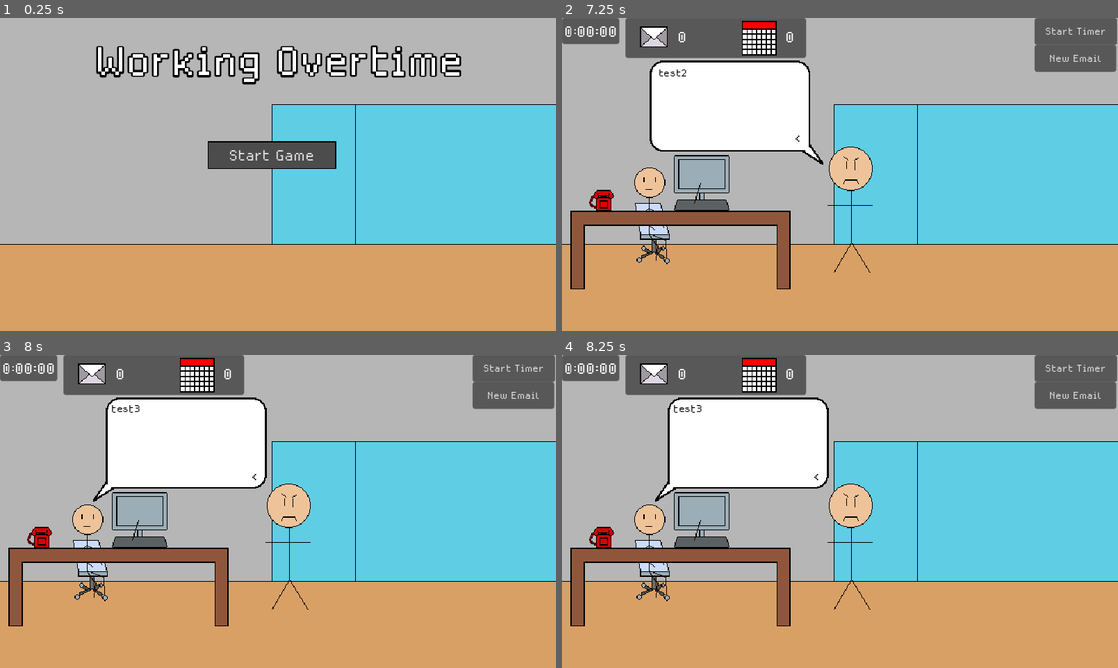
Above: before the commit, frames 1-4 (two rows, left to right).
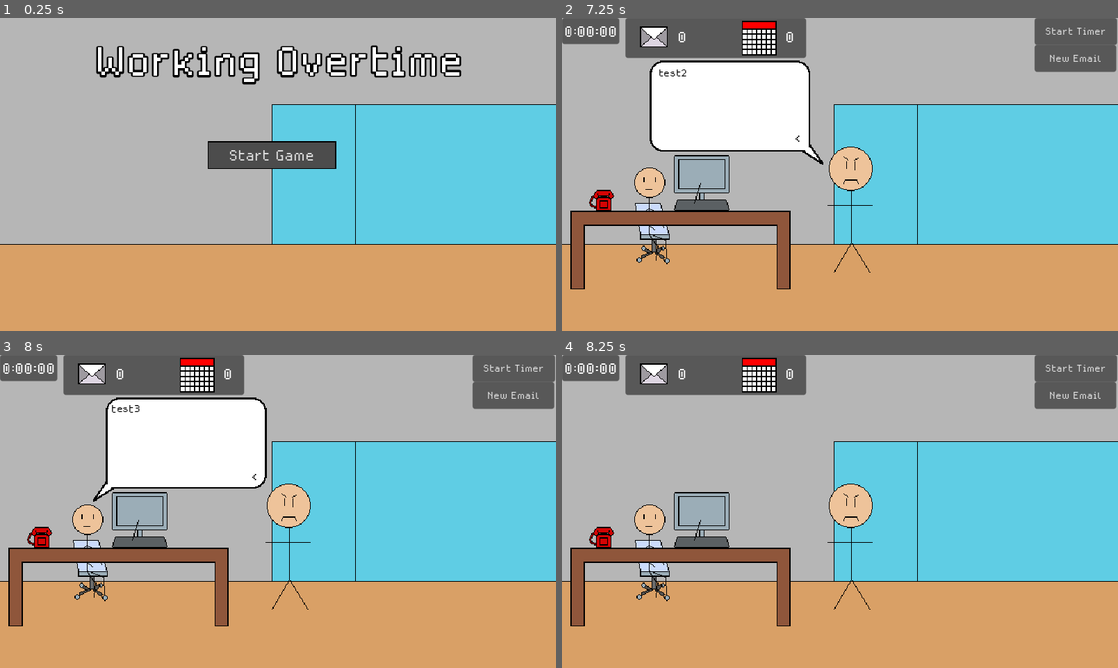
Above: after the commit, the same moments.

Repository: kelleralex04/Brackey-s-Game-Jam
Game: Godot game, scene res://Scenes/title.tscn
The game is run twice, just before and just after one commit, with the same random seed, the same clock (stepped at 60 frames per second) and the same inputs.
Inputs (mouse positions are in pixels of both pictures, inside the frame that each line leads up to):
- Up to frame 1 (0.25 s): no input
- Up to frame 2 (7.25 s): click "Start Game" at 0.5 s; click "New Email" at 1.25 s; click "New Email" at 2 s; click "Start Timer" at 2.75 s; click "Start Timer" at 3.5 s; click "New Email" at 4.25 s; click "Start Timer" at 5 s; tap Enter (ui_accept) at 5.75, 6.02, 6.5, 6.77 s; move the mouse to (701, 183) at 5.77 s; tap Space (ui_select) at 5.85, 6.6 s; click (701, 183) at 5.92 s; move the mouse to (600, 199) at 6.52 s; click (600, 199) at 6.67 s
- Up to frame 3 (8 s): tap Enter (ui_accept) at 7.25 s; move the mouse to (333, 442) at 7.27 s; tap Space (ui_select) at 7.35 s; click (333, 442) at 7.42 s
- Up to frame 4 (8.25 s): tap Enter (ui_accept) at 8 s; move the mouse to (812, 574) at 8.02 s; tap Space (ui_select) at 8.1 s; click (812, 574) at 8.17 s

Frames 1-3 are identical in both runs. In frame 4, 8.4% of the frame differs, in the area x 16-48%, y 13-47%.
Error before the commit: Out of bounds get index '4' (on base: 'Array') (res://Scenes/main.gd:320)

Commit message:
adds sequence break for dialogue

Diff:
--- a/Scenes/main.gd
+++ b/Scenes/main.gd
@@ -225,6 +225,7 @@
 	['test', 1],
 	['test2', 1],
 	['test3', 0],
+	'break'
 ]
 var dialogue_tracker := 0
 @onready var speakers = [player_speech_label, boss_speech_label]
@@ -283,12 +284,16 @@
 	if Input.is_action_just_pressed('ui_accept') and email_opened:
 		send_email()
 
-	if Input.is_action_just_pressed('ui_select'):
+	if Input.is_action_just_pressed('ui_select') and blocker.visible:
 		if typewriter_finished == false:
 			skip_typewriter = true
 		else:
-			skip_typewriter = false
-			next_dialogue(dialogue_tracker)
+			if typeof(dialogue_text[dialogue_tracker]) != 28:
+				blocker.visible = false
+				open_close([boss_speech, boss_speech_tick, player_speech, player_speech_tick], false)
+			else:
+				skip_typewriter = false
+				next_dialogue(dialogue_tracker)
 
 func open_close(nodes: Array, open: bool):
 	for i in nodes:
--- a/Scenes/main.tscn
+++ b/Scenes/main.tscn
@@ -610,6 +610,7 @@
 
 [node name="BossAudio" type="AudioStreamPlayer" parent="BossSpeech"]
 stream = ExtResource("17_acx0i")
+pitch_scale = 0.75
 
 [node name="BossSpeechLabel" type="Label" parent="BossSpeech"]
 layout_mode = 0
